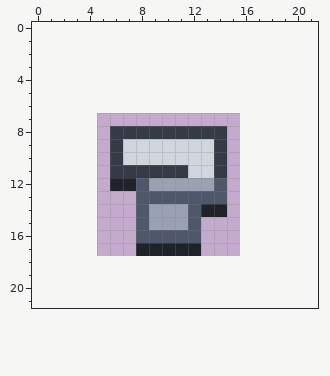
Edited in one commit: pixel-art sprite (resource/emoji/TC_h3_OtherIcon.png). Above, as it was before the edit.
The file is 11x11 pixels. The old version is drawn lined up with the new one, on the new canvas.
After:
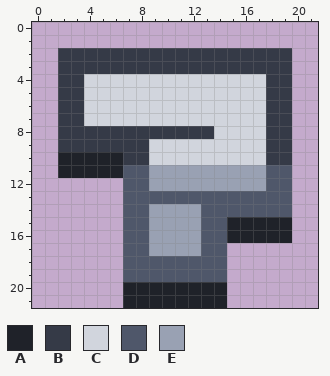
Palette (. is transparent): A #1f2229  B #353a47  C #d1d5dd  D #4f576a  E #99a1b3
Changes in this commit:
canvas 11x11 -> 22x22, the old top-left corner now at 5,7
The author put colour A in rows 10 to 11 at x 2 to 5; in rows 15 to 16 at x 15 to 19; in rows 20 to 21 at x 7 to 14.
Colour B becomes colour A in rows 10 to 11 at x 6.
The author put colour B in rows 2 to 3 at x 2 to 19; in rows 4 to 7 at x 2 to 3 and 18 to 19; in rows 8 to 9 at x 2 to 5 and 18 to 19; in row 10 at x 18 to 19.
Colour C becomes colour B in rows 9 to 10 at x 7 to 8.
The author put colour C in rows 4 to 7 at x 4 to 17; in rows 8 to 10 at x 15 to 17.
Colour B becomes colour C in rows 8 to 10 at x 14.
The author put colour D in rows 11 to 12 at x 18 to 19; in rows 13 to 14 at x 7 and 15 to 19; in rows 15 to 17 at x 7 and 13 to 14; in rows 18 to 19 at x 7 to 14.
Colour A becomes colour D in row 12 at x 7; in row 14 at x 13 to 14; in row 17 at x 8.
Colour B becomes colour D in row 11 at x 7 to 8.
The author put colour E in rows 11 to 12 at x 15 to 17.
Colour A becomes colour E in row 17 at x 9 to 12.
Colour B becomes colour E in row 11 at x 9 to 11 and 14.
Colour C becomes colour E in row 11 at x 12 to 13.
Colour D becomes colour E in row 12 at x 14; in rows 14 to 15 at x 12; in row 16 at x 9 to 12.
Colour A is gone in row 12 at x 6.
